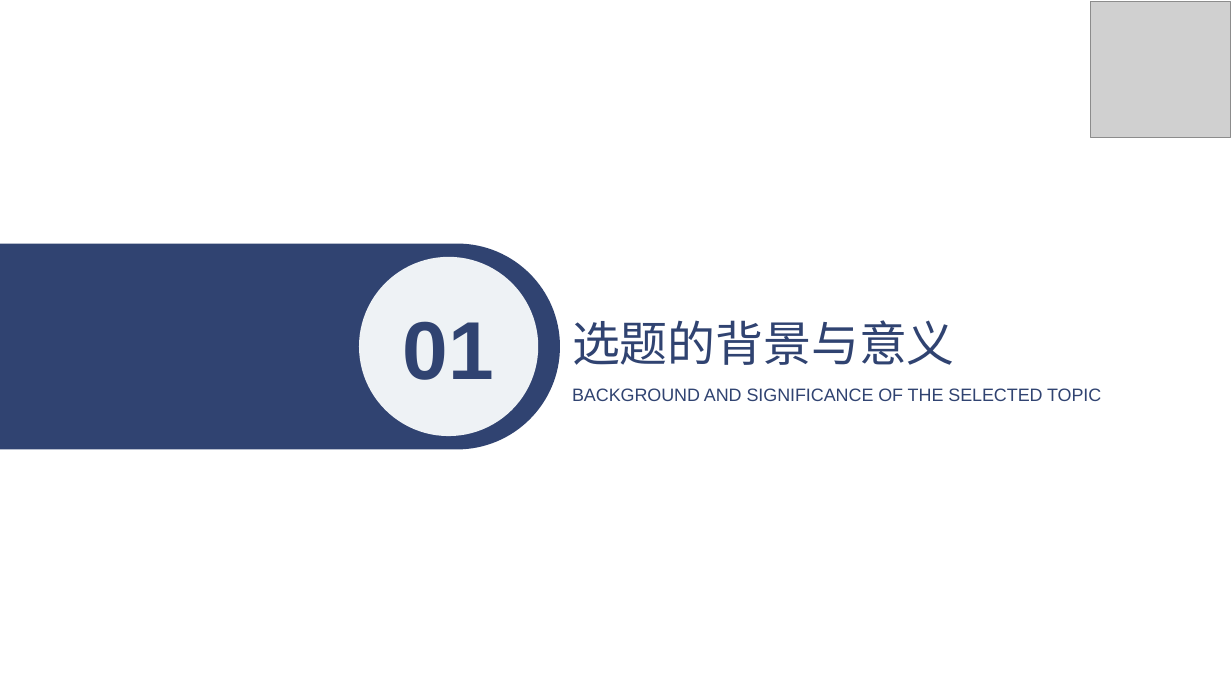
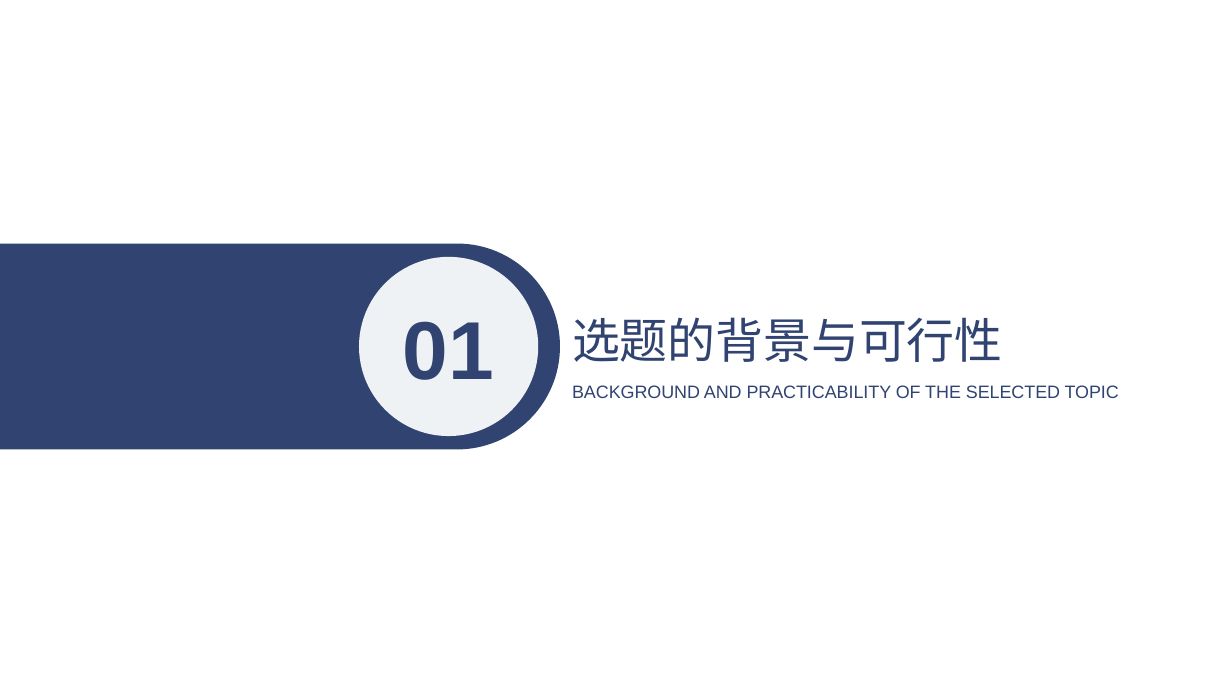
Before and after one commit to yxm785872911/paper, a slide deck: slide 3 of 答辩ppt初稿.pptx. Drawn at 1232x693 pixels with LibreOffice and Linux fonts; fonts in the diff are those of the drawing; grey boxes stand for pictures. Boxes give left, top, right and bottom in pixels: in the first picture for what was removed or moved away, otherwise in the second. Text is boxed around its words. In the diff, an @@ line names an element or a change of style, - is before the commit and + after.

```diff
--- a/答辩ppt初稿.pptx
+++ b/答辩ppt初稿.pptx
@@ picture removed at (1090, 1, 1230, 138) @@
@@ text at (572, 317, 1003, 362): text changed @@
-选题的背景与意义
+选题的背景与可行性
@@ text at (572, 385, 1119, 398): text changed @@
-BACKGROUND AND SIGNIFICANCE OF THE SELECTED TOPIC
+BACKGROUND AND PRACTICABILITY OF THE SELECTED TOPIC
```
Also in this commit, not shown: 6 other slides changed, 4 slides added, 3 other files.
